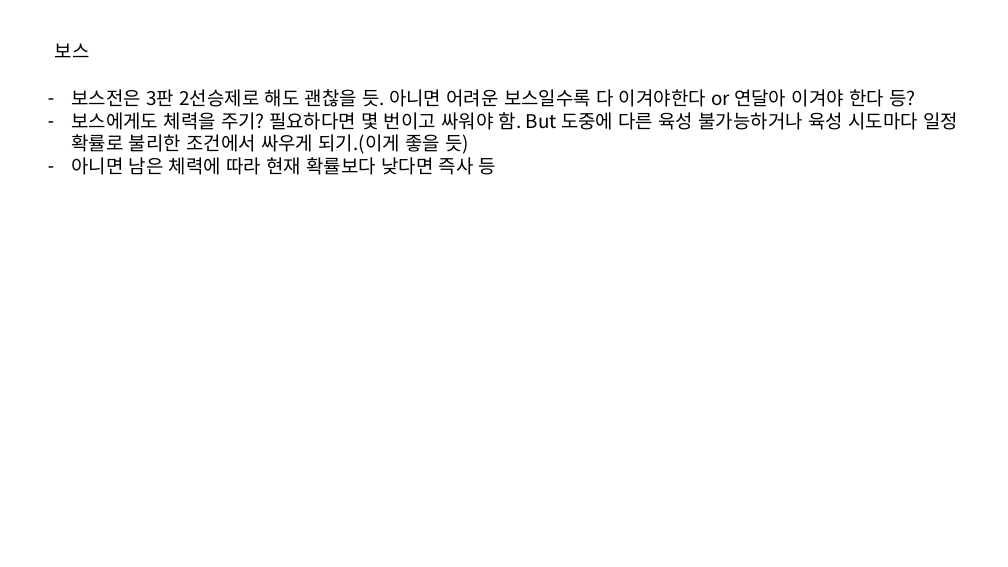
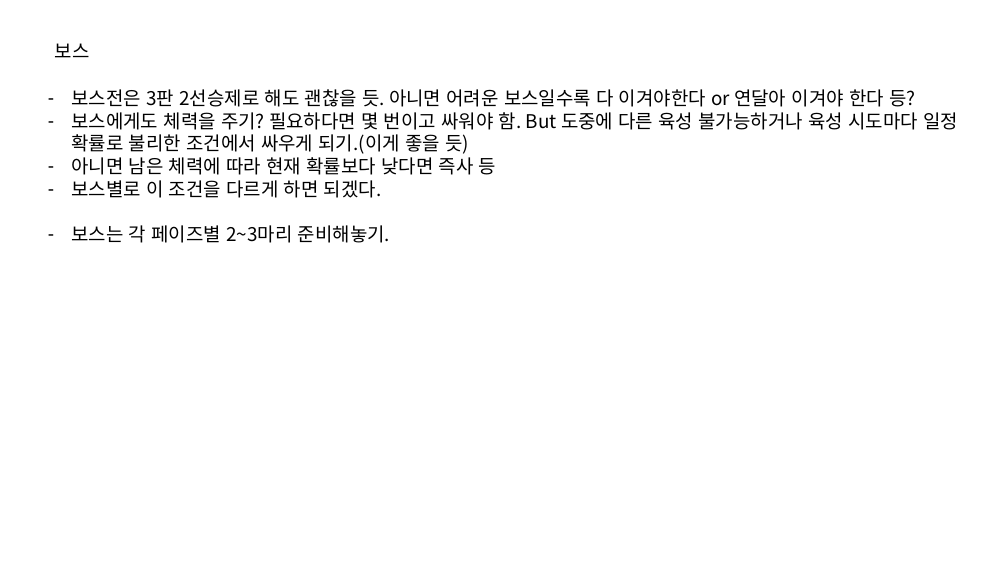
Before and after one commit to IdfKLeh/capstone, a slide deck: slide 4 of 전투.pptx. Drawn at 1008x567 pixels with LibreOffice and Linux fonts; fonts in the diff are those of the drawing. Boxes give left, top, right and bottom in pixels: in the first picture for what was removed or moved away, otherwise in the second. Text is boxed around its words. In the diff, an @@ line names an element or a change of style, - is before the commit and + after.

```diff
--- a/전투.pptx
+++ b/전투.pptx
@@ text at [71,180,390,243]: paragraphs added @@
+– 보스별로 이 조건을 다르게 하면 되겠다.
+– 보스는 각 페이즈별 2~3마리 준비해놓기.
```
Also in this commit, not shown: 1 other slide changed, 4 other files.
